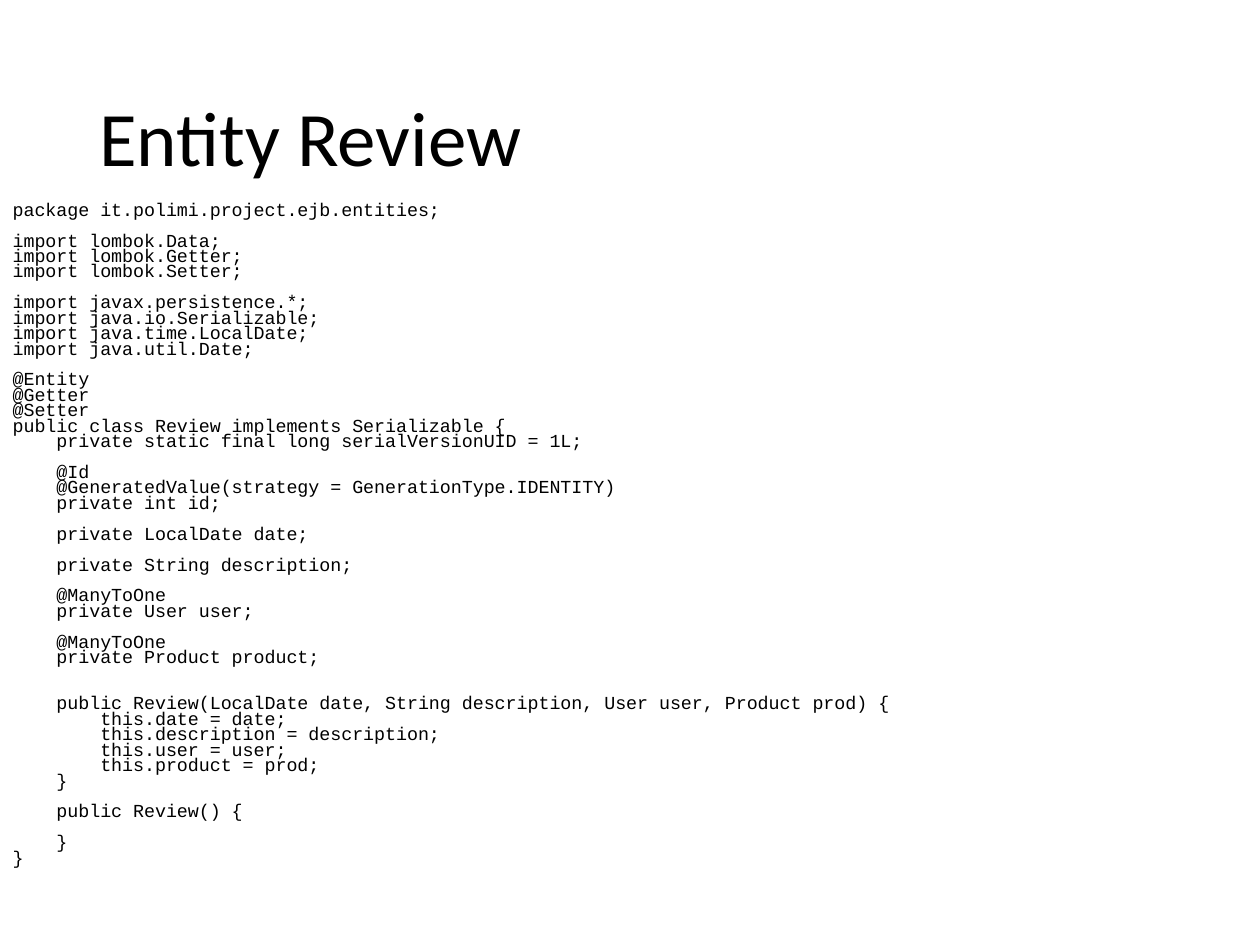
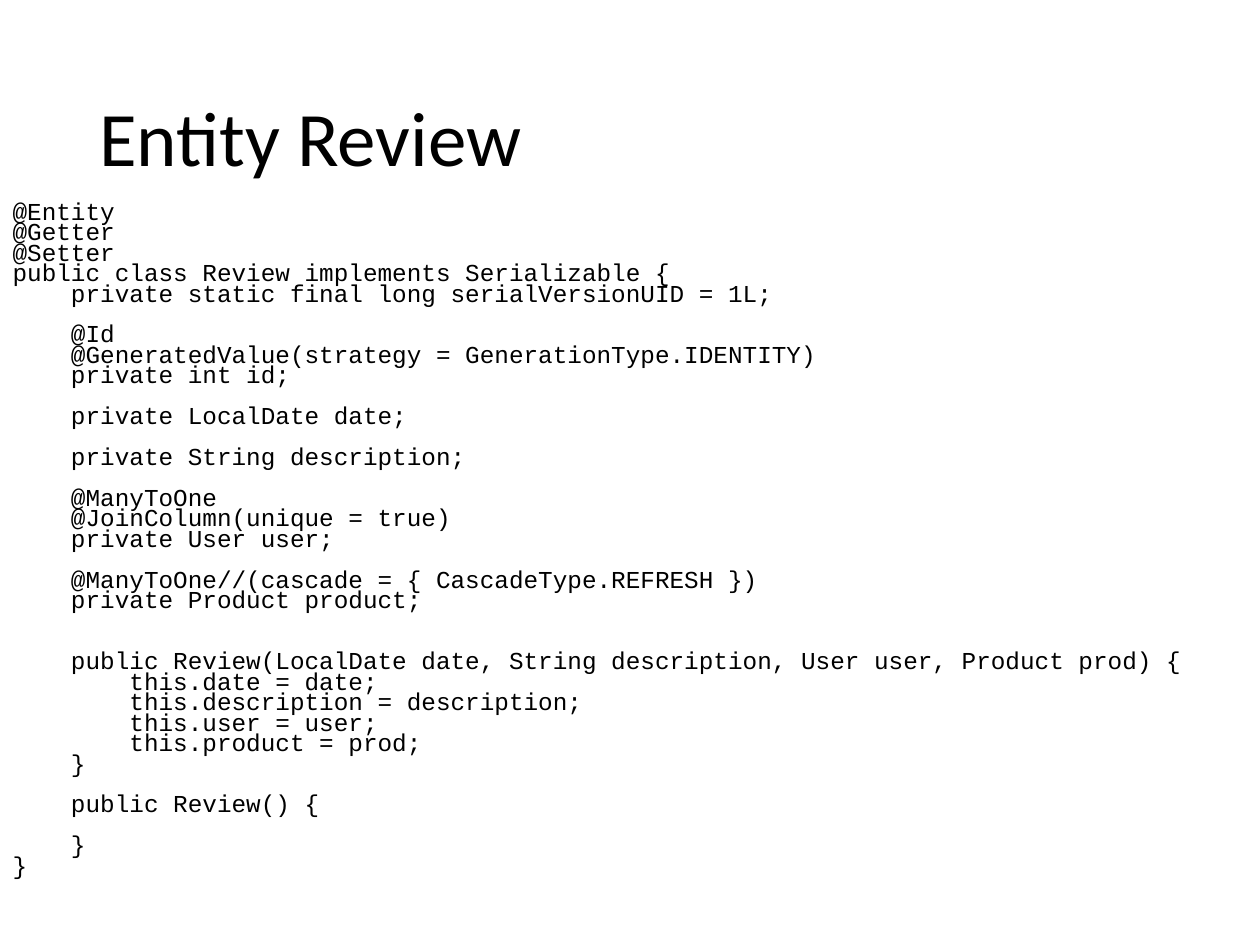
Before and after one commit to catonzio/DB2project, a slide deck: slide 17 of DB2project.pptx. Drawn at 1260x945 pixels with LibreOffice and Linux fonts; fonts in the diff are those of the drawing. Boxes give left, top, right and bottom in pixels: in the first picture for what was removed or moved away, otherwise in the second. Text is boxed around its words. In the diff, an @@ line names an element or a change of style, - is before the commit and + after.

```diff
--- a/DB2project.pptx
+++ b/DB2project.pptx
@@ text at (13, 202, 1151, 817): text changed; size 10.5 to 13.9 pt @@
-package it.polimi.project.ejb.entities;
-import lombok.Data;
-import lombok.Getter;
-import lombok.Setter;
-import javax.persistence.*;
-import java.io.Serializable;
-import java.time.LocalDate;
-import java.util.Date;
-@Entity
-@Getter
-@Setter
-public class Review implements Serializable {
-private static final long serialVersionUID = 1L;
-@Id
-@GeneratedValue(strategy = GenerationType.IDENTITY)
-private int id;
-private LocalDate date;
-private String description;
-@ManyToOne
-private User user;
-@ManyToOne
-private Product product;
-public Review(LocalDate date, String description, User user, Product prod) {
-this.date = date;
-this.description = description;
-this.user = user;
-this.product = prod;
-}
-public Review() {
-}
-}
+@Entity
+@Getter
+@Setter
+public class Review implements Serializable {
+private static final long serialVersionUID = 1L;
+@Id
+@GeneratedValue(strategy = GenerationType.IDENTITY)
+private int id;
+private LocalDate date;
+private String description;
+@ManyToOne
+@JoinColumn(unique = true)
+private User user;
+@ManyToOne//(cascade = { CascadeType.REFRESH })
+private Product product;
+public Review(LocalDate date, String description, User user, Product prod) {
+this.date = date;
+this.description = description;
+this.user = user;
+this.product = prod;
+}
+public Review() {
+}
+}
```
Also in this commit, not shown: 9 other slides changed, 4 slides added, 2 other files.
